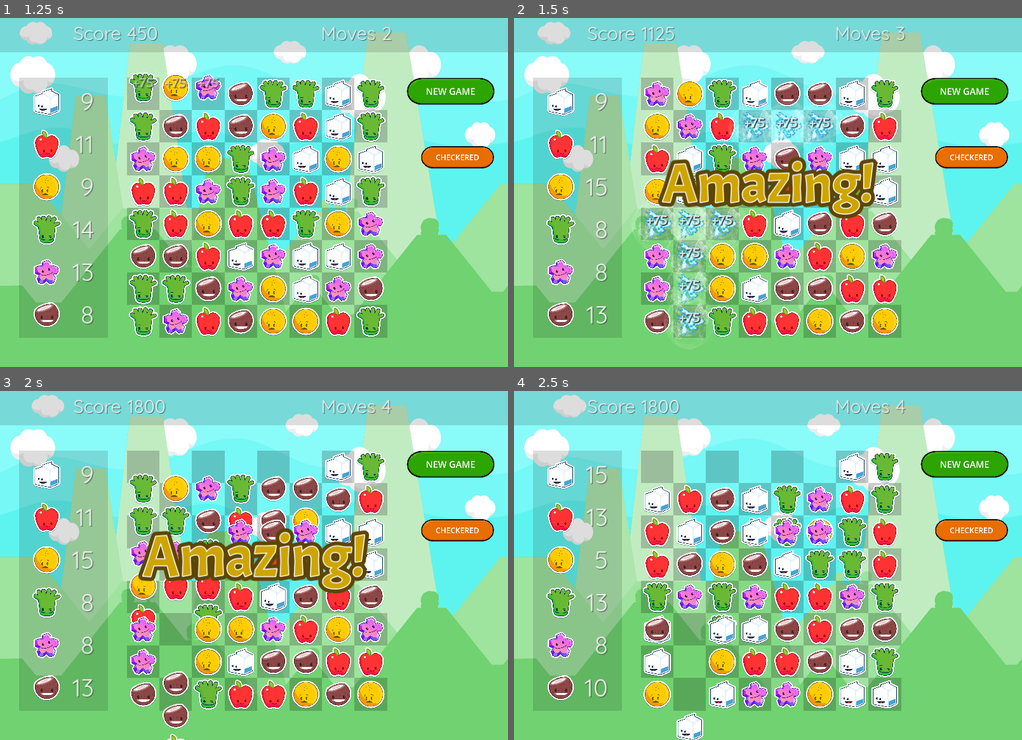
Above: before the commit, frames 1-4 (two rows, left to right).
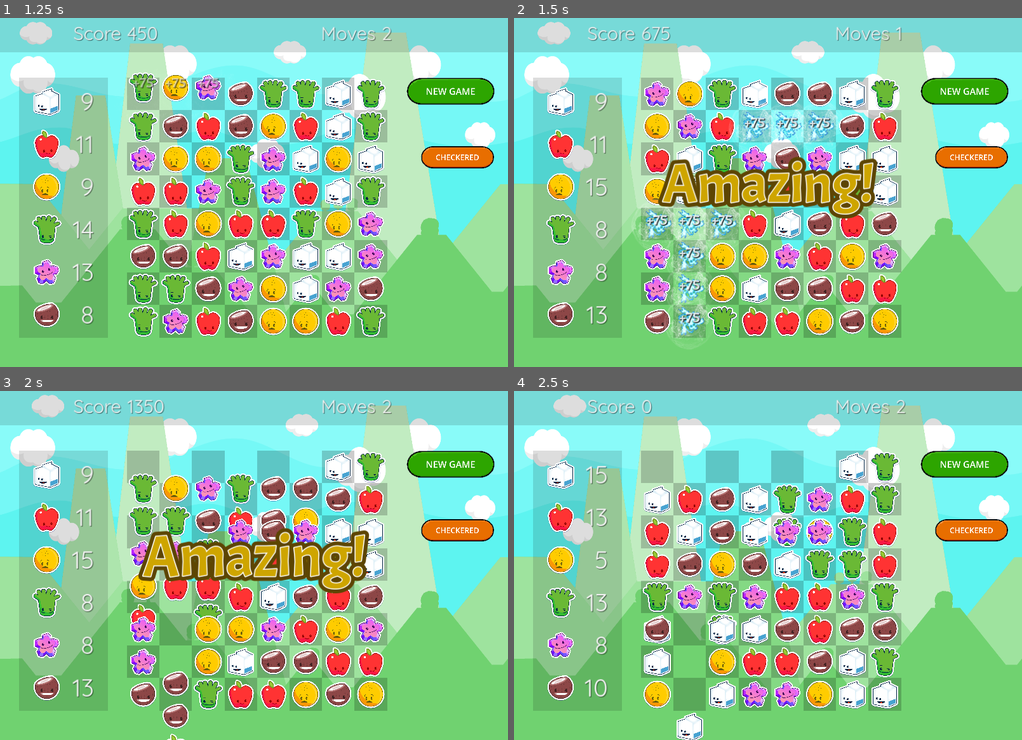
Above: after the commit, the same moments.

Repository: gitbrent/godot-match-3
Game: Godot game, scene res://main.tscn
Two runs of this game, one before a commit and one after it. Both use one fixed random seed, a clock stepped at 60 frames per second and the inputs below.
Inputs:
- Up to frame 1 (1.25 s): click "BOARD 1" at 0.5 s
- Up to frame 2 (1.5 s): click "NEW GAME" at 1.25 s
- Up to frame 3 (2 s): no input
- Up to frame 4 (2.5 s): click "NEW GAME" at 2 s

Frame 1 is identical in both runs. In frame 2, 0.2% of the frame differs, in the area x 25-77%, y 2-7%; in frame 3, 0.2%; in frame 4, 0.2%, in the area x 25-78%, y 2-7%.

Commit message:
New Game now explodes and drops in gems

Diff:
--- a/game_boards/board01/game_board/GameBoard.gd
+++ b/game_boards/board01/game_board/GameBoard.gd
@@ -497,6 +497,9 @@
 func new_game():
 	Enums.debug_print("Starting new game, resetting board.", Enums.DEBUG_LEVEL.INFO)
 	# A:
+	board_props_moves = 0
+	board_props_score = 0
+	# A:
 	for vbox in hbox_container.get_children():
 		for gem_cell in vbox.get_children():
 			gem_cell.initialize(GEM_COLOR_NAMES[randi() % GEM_COLOR_NAMES.size()])
--- a/game_boards/board_space/game_board/GemBoard.gd
+++ b/game_boards/board_space/game_board/GemBoard.gd
@@ -499,12 +499,18 @@
 func new_game():
 	Enums.debug_print("Starting new game, resetting board.", Enums.DEBUG_LEVEL.INFO)
 	# A:
+	board_props_moves = 0
+	board_props_score = 0
+	# B:
 	for vbox in hbox_container.get_children():
 		for gem_cell in vbox.get_children():
-			gem_cell.initialize(GEM_COLOR_NAMES[randi() % GEM_COLOR_NAMES.size()])
-			gem_cell.get_child(1).visible = true
-			gem_cell.get_child(1).position = Enums.SRPITE_POS
+			gem_cell.explode_gem(gem_cell.gem_color, 0)
+	await get_tree().create_timer(Enums.EXPLODE_DELAY).timeout
 	# B:
+	for vbox in hbox_container.get_children():
+		for gem_cell in vbox.get_children():
+			gem_cell.replace_gem(GEM_COLOR_NAMES[randi() % GEM_COLOR_NAMES.size()], 1)
+	# C:
 	process_game_round()
 
 func debug_clear_debug_labels():
@@ -513,9 +519,9 @@
 			gem_cell.debug_show_debug_panel(false)
 			gem_cell.get_child(1).visible = true
 			gem_cell.get_child(1).position = Enums.SRPITE_POS
-			var debug_name = Enums.get_color_name_by_value(gem_cell.gem_color).substr(0,1)
-			var debug_str = "["+debug_name+"] " + str(gem_cell.get_child(1).visible)
-			Enums.debug_print(debug_str, Enums.DEBUG_LEVEL.DEBUG)
+			#var debug_name = Enums.get_color_name_by_value(gem_cell.gem_color).substr(0,1)
+			#var debug_str = "[debug_clear_debug_labels] ["+debug_name+"] " + str(gem_cell.get_child(1).visible)
+			#Enums.debug_print(debug_str, Enums.DEBUG_LEVEL.DEBUG)
 
 func debug_make_match_col():
 	var col0:VBoxContainer = hbox_container.get_child(0)
--- a/game_boards/board_space/game_board/GemCell.gd
+++ b/game_boards/board_space/game_board/GemCell.gd
@@ -54,6 +54,7 @@
 
 	var beg_pos = Vector2(sprite.position.x, sprite.position.y - drop_height)
 	sprite.position = beg_pos
+	sprite.visible = true
 
 	# Initialize the gem with the new color and ensure it's visible
 	initialize(colorIn)
@@ -64,9 +65,8 @@
 
 func drop_in_gem(drop_height: float):
 	# Tween the "fall" animation from the starting point to the final position
-	var end_pos = Vector2(sprite.position.x, sprite.position.y + drop_height)
 	var tween = get_tree().create_tween()
-	tween.tween_property(sprite, "position", end_pos, Enums.TWEEN_TIME)
+	tween.tween_property(sprite, "position", Enums.SRPITE_POS, Enums.TWEEN_TIME)
 
 func update_texture():
 	if gem_color in gem_textures:
@@ -100,7 +100,8 @@
 
 	# C: show points
 	label_points.text = "+"+str(points)
-	anim_player_fx.play("new_points")
+	if points > 0:
+		anim_player_fx.play("new_points")
 
 	# D: explode animation (exploding sprite)
 	anim_sprite_explode.visible = true
--- a/game_boards/board_space/game_space.gd
+++ b/game_boards/board_space/game_space.gd
@@ -41,3 +41,6 @@
 func _on_btn_checkerboard():
 	game_board.debug_make_gem_grid()
 	#game_board.debug_make_match_col()
+
+func _on_btn_debug_pressed():
+	game_board.debug_clear_debug_labels()
--- a/game_boards/board_space/game_space.tscn
+++ b/game_boards/board_space/game_space.tscn
@@ -18,6 +18,7 @@
 [ext_resource type="Texture2D" uid="uid://bebhmcgujnoxc" path="res://assets/gui/ButtonText_Large_GreyOutline_Round.png" id="16_20lur"]
 [ext_resource type="Texture2D" uid="uid://dcow071sb2a7i" path="res://assets/gui/ButtonText_Large_Orange_Round.png" id="17_oxovp"]
 [ext_resource type="Theme" uid="uid://duftrpb020ewi" path="res://themes/game_msg_btm.tres" id="18_jrjnv"]
+[ext_resource type="Texture2D" uid="uid://chrsqb6yhlqeq" path="res://assets/gui/ButtonText_Large_Blue_Round.png" id="18_y8cds"]
 [ext_resource type="Theme" uid="uid://c68uhjmxln8ao" path="res://themes/game_msg_top.tres" id="19_iidij"]
 
 [sub_resource type="StyleBoxFlat" id="StyleBoxFlat_103kv"]
@@ -397,7 +398,7 @@
 horizontal_alignment = 1
 vertical_alignment = 1
 
-[node name="BtnQuitGame" type="TextureButton" parent="."]
+[node name="BtnDebug" type="TextureButton" parent="."]
 offset_left = 1657.0
 offset_top = 393.0
 offset_right = 2816.0
@@ -405,7 +406,7 @@
 scale = Vector2(0.25, 0.25)
 texture_normal = ExtResource("16_20lur")
 
-[node name="Label" type="Label" parent="BtnQuitGame"]
+[node name="Label" type="Label" parent="BtnDebug"]
 layout_mode = 1
 anchors_preset = 15
 anchor_right = 1.0
@@ -413,7 +414,7 @@
 grow_horizontal = 2
 grow_vertical = 2
 theme_override_font_sizes/font_size = 120
-text = "Quit"
+text = "CLEAR/RESET"
 horizontal_alignment = 1
 vertical_alignment = 1
 
@@ -434,6 +435,26 @@
 grow_vertical = 2
 theme_override_font_sizes/font_size = 120
 text = "CHECKERED"
+horizontal_alignment = 1
+vertical_alignment = 1
+
+[node name="BtnQuitGame" type="TextureButton" parent="."]
+offset_left = 1659.0
+offset_top = 696.0
+offset_right = 2818.0
+offset_bottom = 1054.0
+scale = Vector2(0.25, 0.25)
+texture_normal = ExtResource("18_y8cds")
+
+[node name="Label" type="Label" parent="BtnQuitGame"]
+layout_mode = 1
+anchors_preset = 15
+anchor_right = 1.0
+anchor_bottom = 1.0
+grow_horizontal = 2
+grow_vertical = 2
+theme_override_font_sizes/font_size = 120
+text = "Quit"
 horizontal_alignment = 1
 vertical_alignment = 1
 
@@ -513,5 +534,6 @@
 shortcut_keys_enabled = false
 
 [connection signal="pressed" from="BtnNewGame" to="." method="_on_btn_newgame_pressed"]
+[connection signal="pressed" from="BtnDebug" to="." method="_on_btn_debug_pressed"]
+[connection signal="pressed" from="BtnCheckerboard" to="." method="_on_btn_checkerboard"]
 [connection signal="pressed" from="BtnQuitGame" to="." method="_on_btn_quit_game"]
-[connection signal="pressed" from="BtnCheckerboard" to="." method="_on_btn_checkerboard"]
Not shown: 1 places in game_boards/board_space/game_space.tscn that only renumber resources
